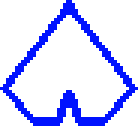
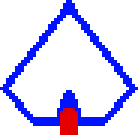
Layered file, before and after one edit (138px x 135px). Changes by layer:
showed "Layer #1", painted on it over bbox(60, 108, 78, 135)
